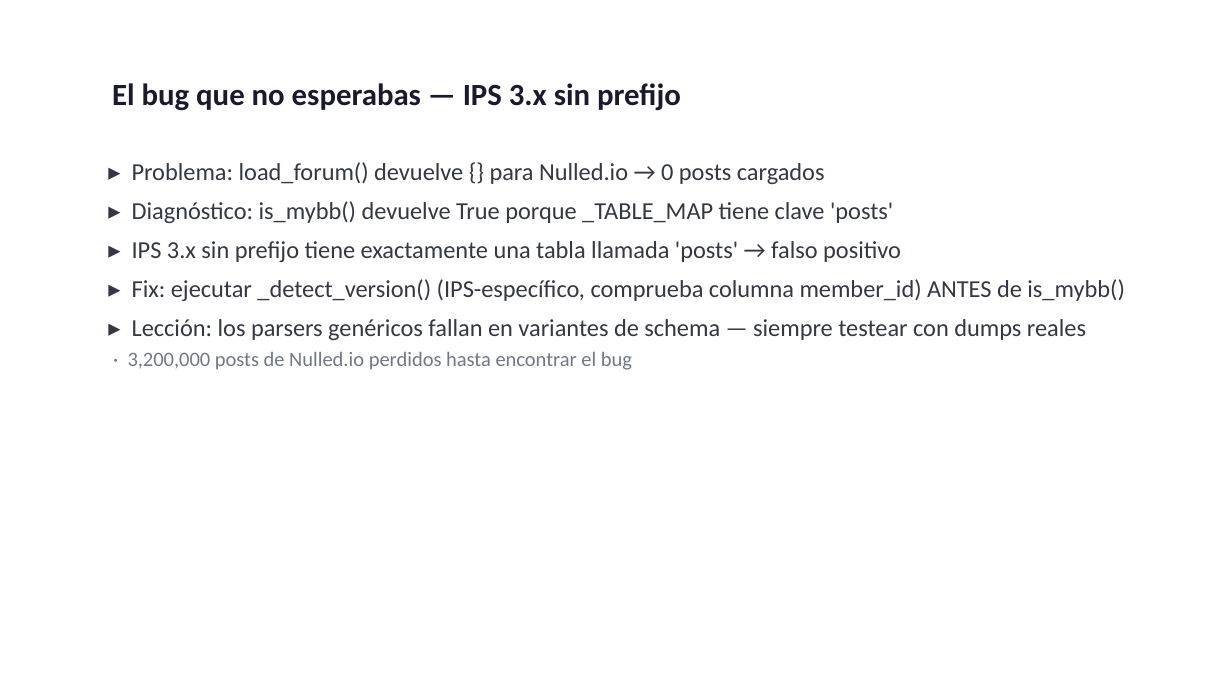
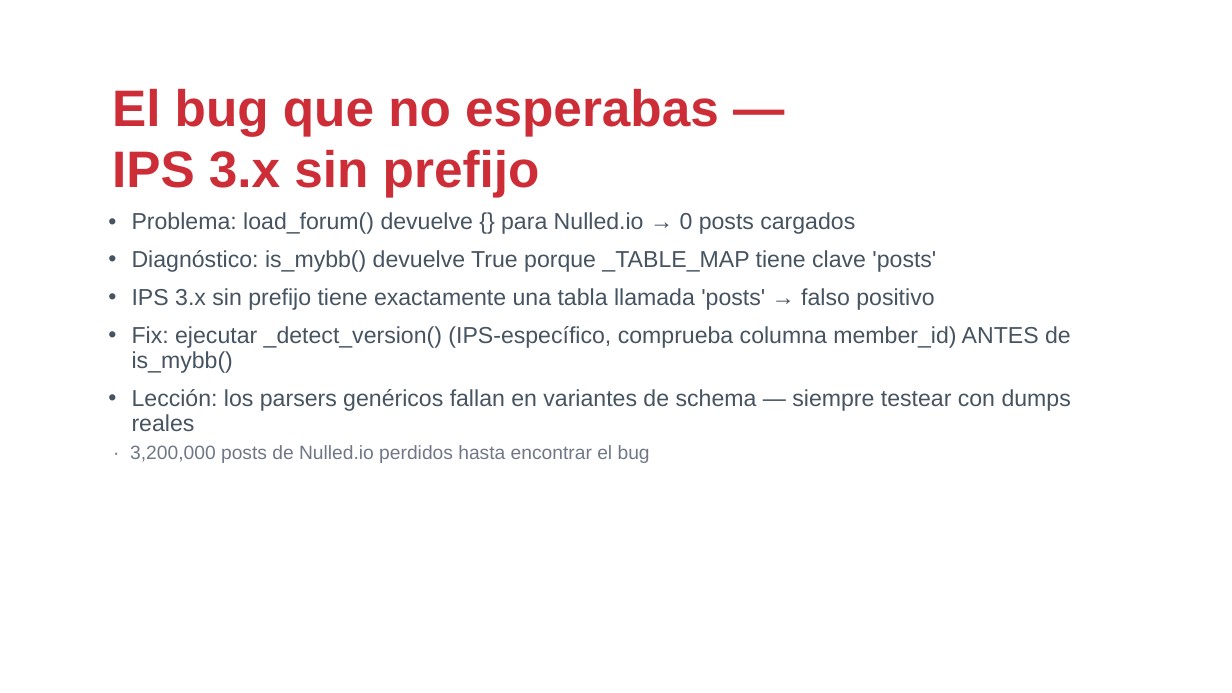
Before and after one commit to drj3ky11/FearOfTheDark, a slide deck: slide 4 of HackingForums/csbc26_caso_hackingforums.pptx. Drawn at 1232x693 pixels with LibreOffice and Linux fonts; fonts in the diff are those of the drawing; background and template pictures are left out. Boxes give left, top, right and bottom in pixels: in the first picture for what was removed or moved away, otherwise in the second. Text is boxed around its words. In the diff, an @@ line names an element or a change of style, - is before the commit and + after.

```diff
--- a/HackingForums/csbc26_caso_hackingforums.pptx
+++ b/HackingForums/csbc26_caso_hackingforums.pptx
@@ text "El bug que no esperabas ..." at box(112, 89, 719, 198): size 24 to 40 pt, font Calibri to Arial, text colour #1A1A2E to #CD2D37 @@
@@ text "Problema: load_forum() devuelve {} para ...": place and size @@
-text "Problema: load_forum() devuelve {} para ..." at box(128, 162, 1124, 370)
+text "Problema: load_forum() devuelve {} para ..." at box(130, 212, 1071, 463)
@@ text at box(132, 212, 1071, 431): text changed; size 19 to 18 pt; font Calibri to Arial; text colour #333844 to #465461 @@
-▸ Problema: load_forum() devuelve {} para Nulled.io → 0 posts cargados
-▸ Diagnóstico: is_mybb() devuelve True porque _TABLE_MAP tiene clave 'posts'
-▸ IPS 3.x sin prefijo tiene exactamente una tabla llamada 'posts' → falso positivo
-▸ Fix: ejecutar _detect_version() (IPS-específico, comprueba columna member_id) ANTES de is_mybb()
-▸ Lección: los parsers genéricos fallan en variantes de schema — siempre testear con dumps reales
+• Problema: load_forum() devuelve {} para Nulled.io → 0 posts cargados
+• Diagnóstico: is_mybb() devuelve True porque _TABLE_MAP tiene clave 'posts'
+• IPS 3.x sin prefijo tiene exactamente una tabla llamada 'posts' → falso positivo
+• Fix: ejecutar _detect_version() (IPS-específico, comprueba columna member_id) ANTES de is_mybb()
+• Lección: los parsers genéricos fallan en variantes de schema — siempre testear con dumps reales
@@ text at box(130, 445, 650, 463): size 16 to 15 pt, font Calibri to Arial in "· 3,200,000 posts de Nulled.io perdidos hasta ..." @@
```
Also in this commit, not shown: 20 other slides changed, 7 other files.
